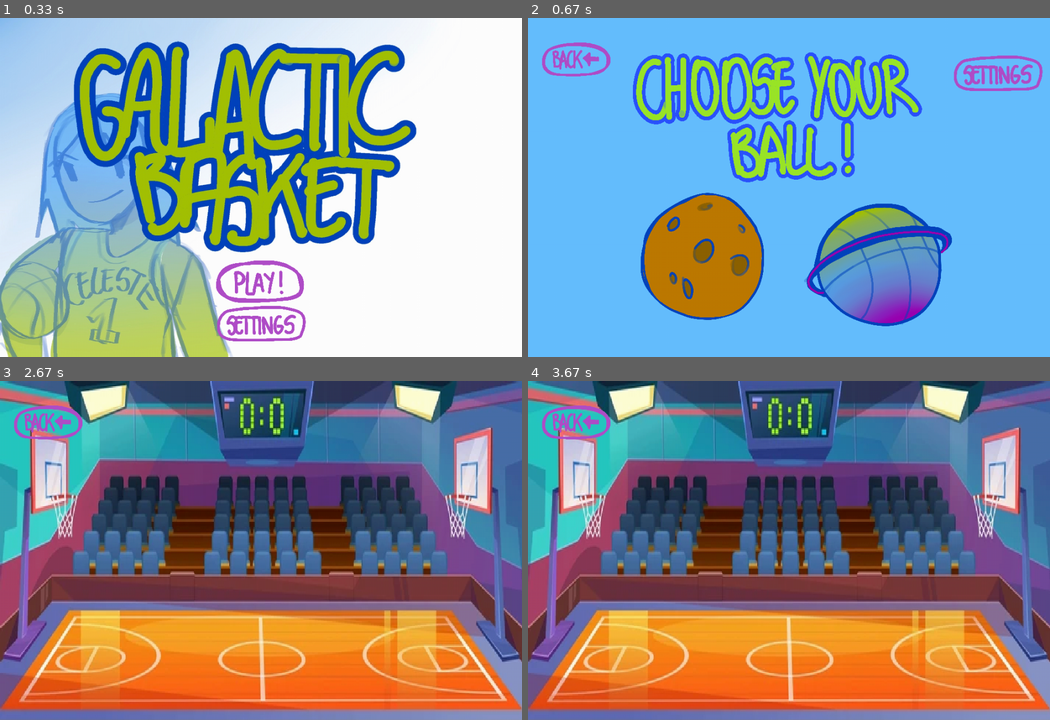
Above: before the commit, frames 1-4 (two rows, left to right).
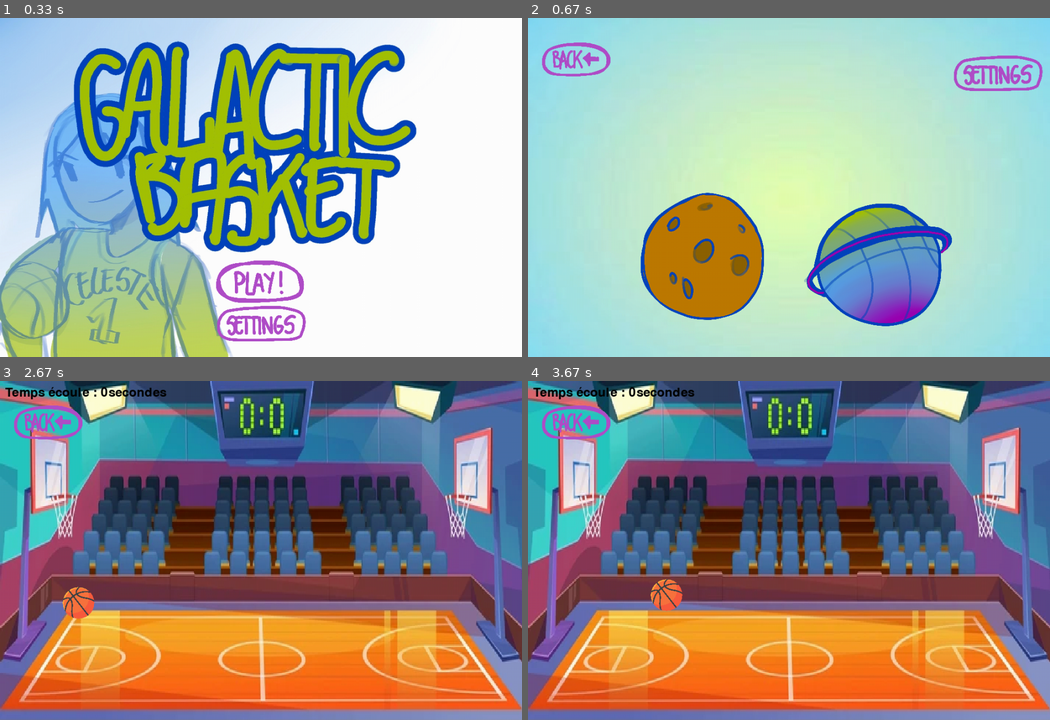
Above: after the commit, the same moments.

Repository: EliasEK05/pygame.project.galactic.basket
Game: pygame game, started from main.py
Same seed, same stepped clock (60 frames per second), same inputs: the game is played once before the commit and once after it.
Inputs (mouse positions are in pixels of both pictures, inside the frame that each line leads up to):
- Up to frame 1 (0.33 s): no input
- Up to frame 2 (0.67 s): click (789, 289) at 0.38 s
- Up to frame 3 (2.67 s): press the mouse at (313, 574) at 0.7 s; move the mouse to (266, 557) at 0.8 s; release the mouse at (219, 536) at 0.93 s; press the mouse at (46, 431) at 1.03 s; move the mouse to (182, 489) at 1.13 s; release the mouse at (318, 550) at 1.27 s; click (46, 431) at 1.38 s; press the mouse at (349, 628) at 1.7 s; move the mouse to (386, 584) at 1.8 s; release the mouse at (422, 543) at 1.93 s; click (46, 431) at 2.05 s; press the mouse at (46, 431) at 2.37 s; move the mouse to (67, 526) at 2.47 s; release the mouse at (83, 625) at 2.6 s
- Up to frame 4 (3.67 s): click (606, 601) at 2.72 s; hold Up 3-3.3 s; right-click (783, 567) at 3.38 s

Frame 1 is identical in both runs. In frame 2, 85% of the frame differs, in the area x 0-100%, y 0-100%; in frame 3, 0.9%; in frame 4, 0.9%.

Commit message:
Update main.py

Diff:
--- a/main.py
+++ b/main.py
@@ -1,11 +1,12 @@
 import pygame
 import sys
 from pygame.locals import *
+import math
 
 pygame.init()
 
 # dimension de l'écran de jeu
-ecran = pygame.display.set_mode((1000, 650))  # pygame.FULLCREEN
+ecran = pygame.display.set_mode((1000, 650))
 
 # Ajouter un titre à la fenêtre
 pygame.display.set_caption('Galactic Basket')
@@ -14,23 +15,27 @@
 
 #Définition volume général
 volume = 100
+
+# Définition des constantes physiques :
+GRAVITE = 9.81
+REBONDISSEMENT = 0.4
+vitesse_initial_x = 0
+vitesse_initial_y = 0
 
 # Définition des couleurs
 BLACK = (0, 0, 0)
 WHITE = (255, 255, 255)
 
 # Fond d'écran menu principal
-menu = pygame.image.load("image/menu_principal.jpg").convert_alpha()  # mieux manier l'image (moins pixelisé)
-menu = pygame.transform.scale(menu, (1000, 650))
-menu_principal = menu.get_rect()
+img = pygame.image.load("image/menu_principal.jpg").convert_alpha()  # mieux manier l'image (moins pixelisé)
+img = pygame.transform.scale(img, (1000, 650))
+imge = img.get_rect()
 
 # Fond d'écran paramètres
 parametre = pygame.image.load("image/test_background.jpg").convert_alpha()
 parametre = pygame.transform.scale(parametre, (1000, 750))
-menu_parametre = parametre.get_rect()
-
-# Fond d'écran
-play = pygame.image.load("image/mode_menu.png").convert_alpha()
+
+play = pygame.image.load("image/test_background.jpg").convert_alpha()
 play = pygame.transform.scale(play, (1000, 700))
 
 mode_1 = pygame.image.load("image/court.jpg").convert_alpha()
@@ -57,39 +62,47 @@
                                             self.slider_right_position, self.size[0], self.size[1])
         self.slider_button = pygame.Rect(self.slider_left_position + self.initial_position -5,
                                          self.slider_top_position, 30, self.size[1])
-
-
 # bouton play
 bouton_play = pygame.image.load("image/play_button.png").convert_alpha()
 bouton_play = pygame.transform.scale(bouton_play, (200, 200))  # possibilité de changer la taille
 bouton_clic_play = bouton_play.get_rect()
 bouton_clic_play.topleft = (400, 420)
+print(bouton_clic_play)
 
 # bouton reglage
+
 bouton_reglage = pygame.image.load("image/settings_button.png").convert_alpha()
 bouton_reglage = pygame.transform.scale(bouton_reglage, (200, 200))  # possibilité de changer la taille
 bouton_clic_reglage = bouton_reglage.get_rect()
 bouton_clic_reglage.topleft = (400, 500)
+print(bouton_clic_reglage)
 
 # bouton on
 bouton_on = pygame.image.load("image/Untitled_Artwork (1).png").convert_alpha()
 bouton_on = pygame.transform.scale(bouton_on, (150, 150))  # possibilité de changer la taille
 bouton_clic_on = bouton_on.get_rect()
 bouton_clic_on.topleft = (300, 300)
+print(bouton_clic_on)
 
 # bouton off
 bouton_off = pygame.image.load("image/ballon.png").convert_alpha()
 bouton_off = pygame.transform.scale(bouton_off, (150, 150))  # possibilité de changer la taille
 bouton_clic_off = bouton_off.get_rect()
 bouton_clic_off.topleft = (600, 300)
+print(bouton_clic_off)
 
 # bouton retour
 bouton_retour = pygame.image.load("image/back_button.png").convert_alpha()
 bouton_retour = pygame.transform.scale(bouton_retour, (150, 150))
 bouton_clic_retour = bouton_retour.get_rect()
 bouton_clic_retour.topleft = (20, 20)
-
-
+print(bouton_clic_retour)
+
+# bouton balle 2
+bouton_balle_2 = pygame.image.load("image/planet_ball.png").convert_alpha()
+bouton_balle_2 = pygame.transform.scale(bouton_balle_2, (350, 350))
+bouton_clic_balle_2 = bouton_balle_2.get_rect()
+bouton_clic_balle_2.topleft = (500, 300)
 
 # bouton balle météorite
 bouton_balle_1 = pygame.image.load("image/meteor_ball.png").convert_alpha()
@@ -98,20 +111,26 @@
 bouton_clic_balle_1.topleft = (150, 300)
 
 
-# bouton balle 2
-bouton_balle_2 = pygame.image.load("image/planet_ball.png").convert_alpha()
-bouton_balle_2 = pygame.transform.scale(bouton_balle_2, (350, 350))
-bouton_clic_balle_2 = bouton_balle_2.get_rect()
-bouton_clic_balle_2.topleft = (500, 300)
-
 
 # Définition de la police de caractères
 font = pygame.font.Font(None, 36)
 
+# Definition du ballon
+ballon = pygame.image.load("image/ballon.png").convert_alpha()
+ballon = pygame.transform.scale(ballon, (100, 100))
+
+# Position initial du ballon
+pos_x_ballon, pos_y_ballon = 150, 425
+pos_ballon = [pos_x_ballon, pos_y_ballon]
+ballon_surface = ballon.get_rect(center=pos_ballon)
+
+
+
 # Temps initial en secondes (1 minute)
 time_remaining = 60
 
 continuer = True
+tir = True
 current_screen = "menu"  # Initial screen is the main menu
 
 while continuer:
@@ -122,7 +141,7 @@
     ecran.fill(0)
 
     if current_screen == "menu":  # ecran principal
-        ecran.blit(menu, (0, 0))
+        ecran.blit(img, (0, 0))
         ecran.blit(bouton_play, bouton_clic_play.topleft)
         ecran.blit(bouton_reglage, bouton_clic_reglage)
 
@@ -135,8 +154,13 @@
                 elif bouton_clic_reglage.collidepoint(event.pos):
                     current_screen = "settings"
 
+
+
+
     elif current_screen == "settings":  # ecran parametre
+
         ecran.blit(parametre, (0, 0))
+
         ecran.blit(bouton_retour, bouton_clic_retour.topleft)
 
         for event in pygame.event.get():
@@ -145,17 +169,28 @@
             elif event.type == K_UP:
                 volume += 1
             elif event.type == K_DOWN:
-                volume -=1
+                volume -= 1
             elif event.type == MOUSEBUTTONUP:
                 if bouton_clic_retour.collidepoint(event.pos):
                     current_screen = "menu"
 
+        for event in pygame.event.get():
+            if event.type == pygame.QUIT:
+                continuer = False
+            elif event.type == MOUSEBUTTONUP:
+                if bouton_clic_retour.collidepoint(event.pos):
+                    current_screen = "menu"
+
+
+
+
     elif current_screen == "play":  # ecran play
+
         ecran.blit(play, (0, 0))
         ecran.blit(bouton_retour, bouton_clic_retour.topleft)
         ecran.blit(bouton_reglage, (800, 20))
-        ecran.blit(bouton_balle_1, bouton_clic_balle_1)
-        ecran.blit(bouton_balle_2, bouton_clic_balle_2)
+        ecran.blit(bouton_balle_1, bouton_clic_balle_1.topleft)
+        ecran.blit(bouton_balle_2, bouton_clic_balle_2.topleft)
 
         for event in pygame.event.get():
             if event.type == pygame.QUIT:
@@ -170,15 +205,58 @@
                 elif bouton_clic_reglage.collidepoint(event.pos):
                     current_screen = "settings"
 
+
+
     elif current_screen == "mode_1":
         ecran.blit(mode_1, (0, 0))
         ecran.blit(bouton_retour, bouton_clic_retour.topleft)
-        for event in pygame.event.get():
-            if event.type == pygame.QUIT:
-                continuer = False
-            elif event.type == MOUSEBUTTONUP:
+        début_jeu = pygame.time.get_ticks()
+        font = pygame.font.Font(None,36)
+        text_color = (0,0,0)
+        for event in pygame.event.get():
+            if event.type == pygame.QUIT:
+                continuer = False
+            elif event.type == MOUSEBUTTONDOWN:
                 if bouton_clic_retour.collidepoint(event.pos):
                     current_screen = "play"
+            elif event.type == MOUSEBUTTONUP and event.button == 1:
+                pos_x_init, pos_y_init = event.pos
+                if ballon_surface.collidepoint((pos_x_init, pos_y_init)):
+                    print("Ceci est un ballon")
+            elif event.type == MOUSEBUTTONUP and event.button == 3:
+                pos_x_fin, pos_y_fin = event.pos
+                angle = math.atan2(pos_y_fin - pos_y_init, pos_x_fin - pos_x_init)
+                tir = False
+                vitesse_init_x = 100 * math.cos(angle)
+                vitesse_init_y = 100 * math.sin(angle)
+
+            # Permet de replacer le ballon à sa position initial.
+            elif event.type == KEYUP:
+                tir = True
+                pos_x_ballon, pos_y_ballon = 150, 425
+                ballon_surface.center = pos_ballon
+        temps_ecoule = (pygame.time.get_ticks()-début_jeu)/1000
+        if temps_ecoule >=60:
+            continuer = False
+            print("Temps écoulé")
+
+        if tir == False:
+
+            time_elapsed = horloge.tick(60) / 100
+            pos_x_ballon += vitesse_init_x * time_elapsed
+            pos_y_ballon += vitesse_init_y * time_elapsed + 0.5 * GRAVITE * time_elapsed ** 2
+            vitesse_init_y += GRAVITE * time_elapsed
+            # permet rebond sur le sol
+            if pos_y_ballon > 600:
+                pos_y_ballon = 600
+                vitesse_init_y = -vitesse_init_y * REBONDISSEMENT
+
+            ballon_surface.center = (pos_x_ballon, pos_y_ballon)
+
+        text = font.render("Temps écoule : {:.0f}secondes".format(temps_ecoule),True,text_color)
+        ecran.blit(text,(10,10))
+        ecran.blit(ballon, ballon_surface)
+        pygame.display.flip()
 
     elif current_screen == "mode_2":
         ecran.blit(mode_2, (0, 0))
